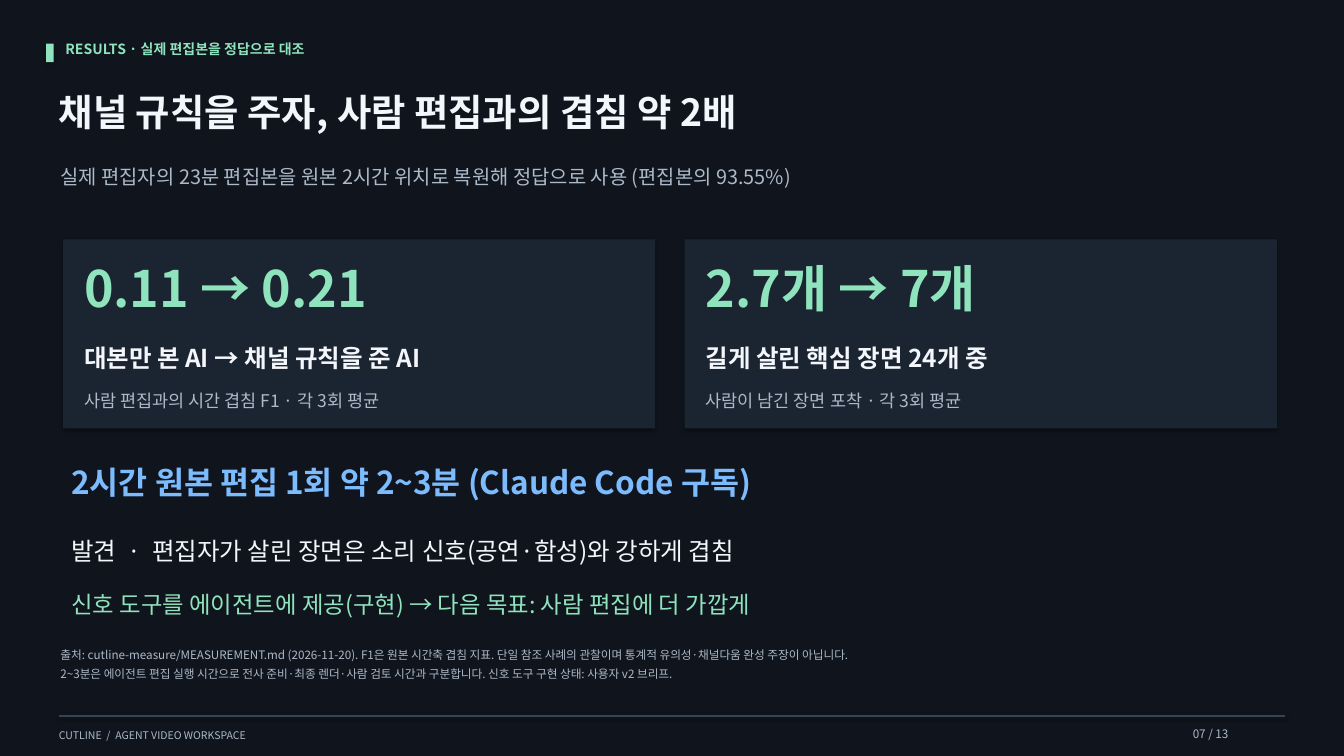
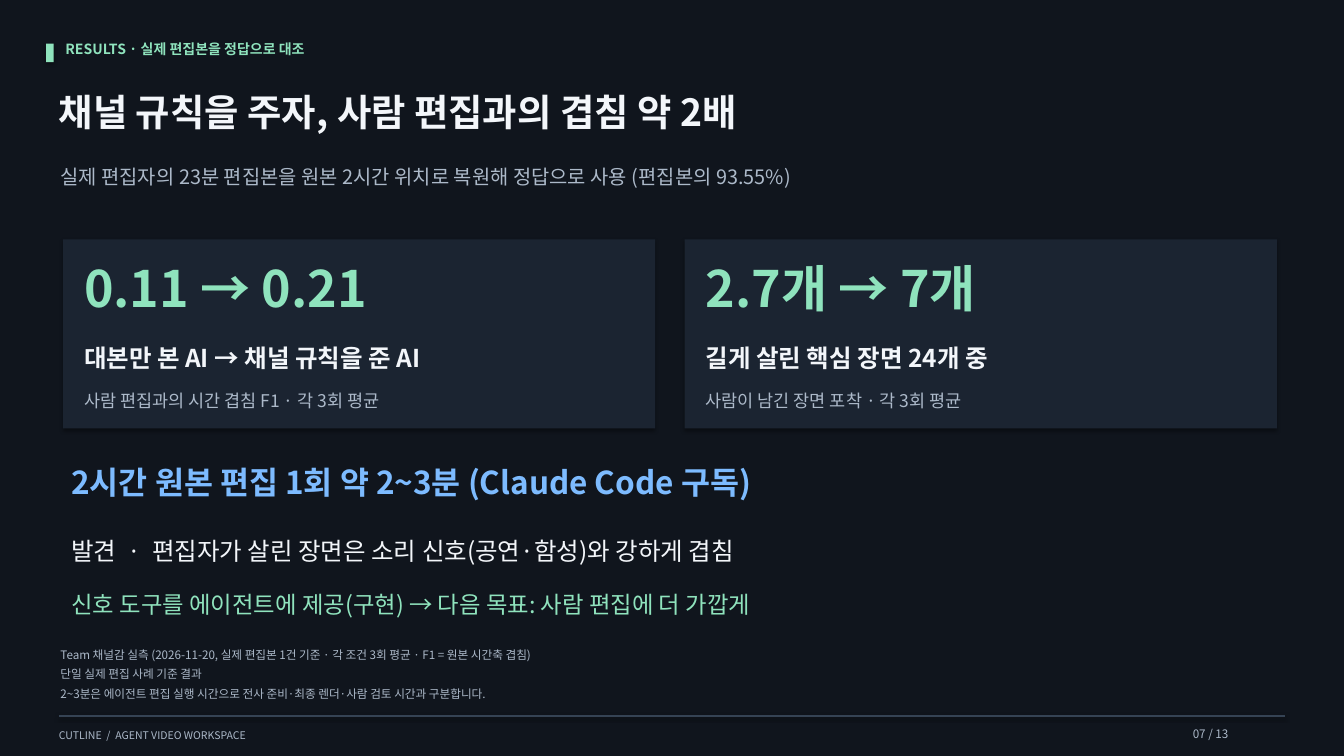
Before and after one commit to Sweet-Butters/cutline-internal, a slide deck: slide 7 of pitch/out/Cutline_pitch.pptx. Drawn at 1344x756 pixels with LibreOffice and Linux fonts; fonts in the diff are those of the drawing. Boxes give left, top, right and bottom in pixels: in the first picture for what was removed or moved away, otherwise in the second. Text is boxed around its words. In the diff, an @@ line names an element or a change of style, - is before the commit and + after.

```diff
--- a/pitch/out/Cutline_pitch.pptx
+++ b/pitch/out/Cutline_pitch.pptx
@@ text at bbox=[60, 649, 531, 699]: text changed @@
-출처: cutline-measure/MEASUREMENT.md (2026-11-20). F1은 원본 시간축 겹침 지표. 단일 참조 사례의 관찰이며 통계적 유의성·채널다움 완성 주장이 아닙니다.
-2~3분은 에이전트 편집 실행 시간으로 전사 준비·최종 렌더·사람 검토 시간과 구분합니다. 신호 도구 구현 상태: 사용자 v2 브리프.
+Team 채널감 실측 (2026-11-20, 실제 편집본 1건 기준 · 각 조건 3회 평균 · F1 = 원본 시간축 겹침)
+단일 실제 편집 사례 기준 결과
+2~3분은 에이전트 편집 실행 시간으로 전사 준비·최종 렌더·사람 검토 시간과 구분합니다.
```
Also in this commit, not shown: 7 other slides changed, 6 other files.
